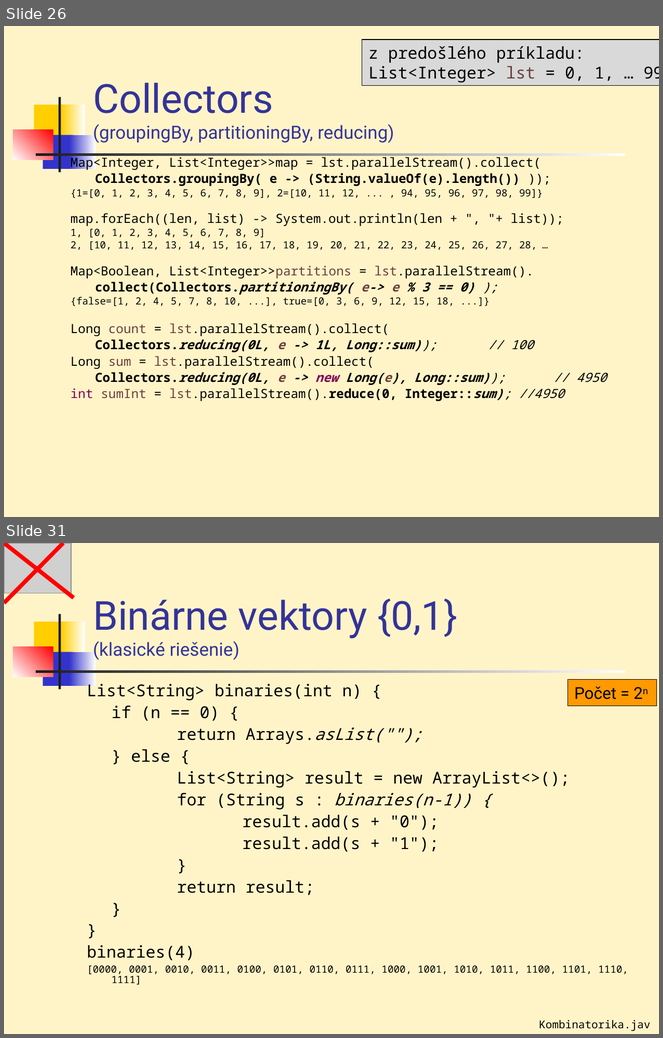
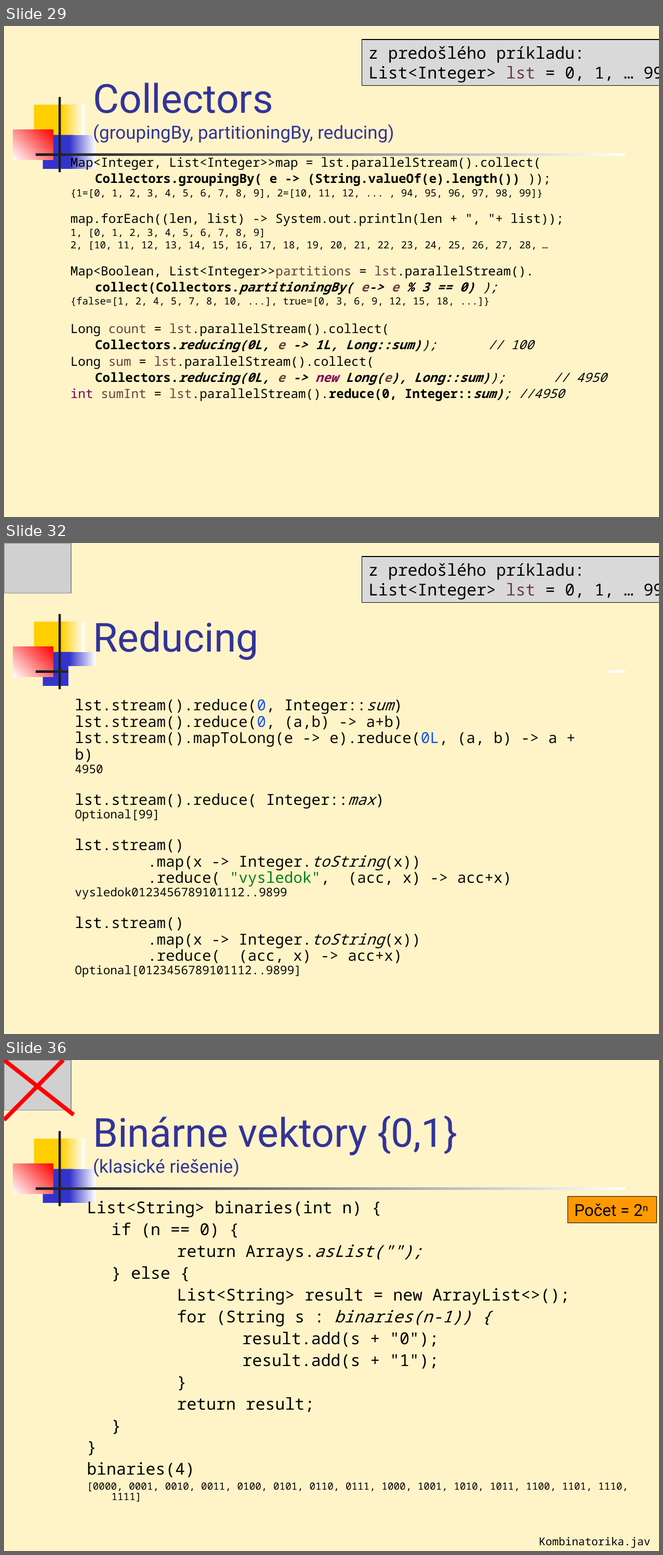
Before and after one commit to Programovanie4/Prednasky, a slide deck: 07/07_java.ppt. Shown one above the other, each under a label of ours: slides 26 and 31 before the commit, slides 29, 32 and 36 after it; the slides between them are not shown. The pictures are 663x1038 and 663x1555 pixels, drawn with LibreOffice and Linux fonts; fonts in the diff are those of the drawing; grey boxes stand for pictures. Boxes give left, top, right and bottom in pixels: in the first picture for what was removed or moved away, otherwise in the second. Text is boxed around its words. In the diff, an @@ line names an element or a change of style, - is before the commit and + after.

```diff
--- a/07/07_java.ppt
+++ b/07/07_java.ppt
@@ slide 32 added at <box>4,543,659,1034</box>, background #FFF4C8; not listed: 7 template elements that a slide beside it also shows @@
@@ rectangle added at <box>4,546,17,573</box>, fill #FFFFFF @@
@@ picture added at <box>4,543,71,593</box> @@
@@ rectangle added at <box>362,557,659,603</box>, fill #D9D9D9, outline #000000 0.74 pt, 18 pt, text #000000 @@
+z predošlého príkladu:
+List<Integer> lst = 0, 1, … 99
@@ title added at <box>93,622,259,661</box>, 44 pt, text #333399 @@
+Reducing
@@ text added at <box>75,699,557,978</box>, 16.6 pt, text #080808 @@
+lst.stream().reduce(0, Integer::sum)
+lst.stream().reduce(0, (a,b) -> a+b)
+lst.stream().mapToLong(e -> e).reduce(0L, (a, b) -> a + b)
+4950
+lst.stream().reduce( Integer::max)
+Optional[99]
+lst.stream()
+.map(x -> Integer.toString(x))
+.reduce( "vysledok", (acc, x) -> acc+x)
+vysledok0123456789101112..9899
+lst.stream()
+.map(x -> Integer.toString(x))
+.reduce( (acc, x) -> acc+x)
+Optional[0123456789101112..9899]
@@ what was slide 26 is now slide 29 @@
@@ what was slide 31 is now slide 36 @@
```
Also in this commit, not shown: 3 slides changed, 4 other slides added, 4 other files.
